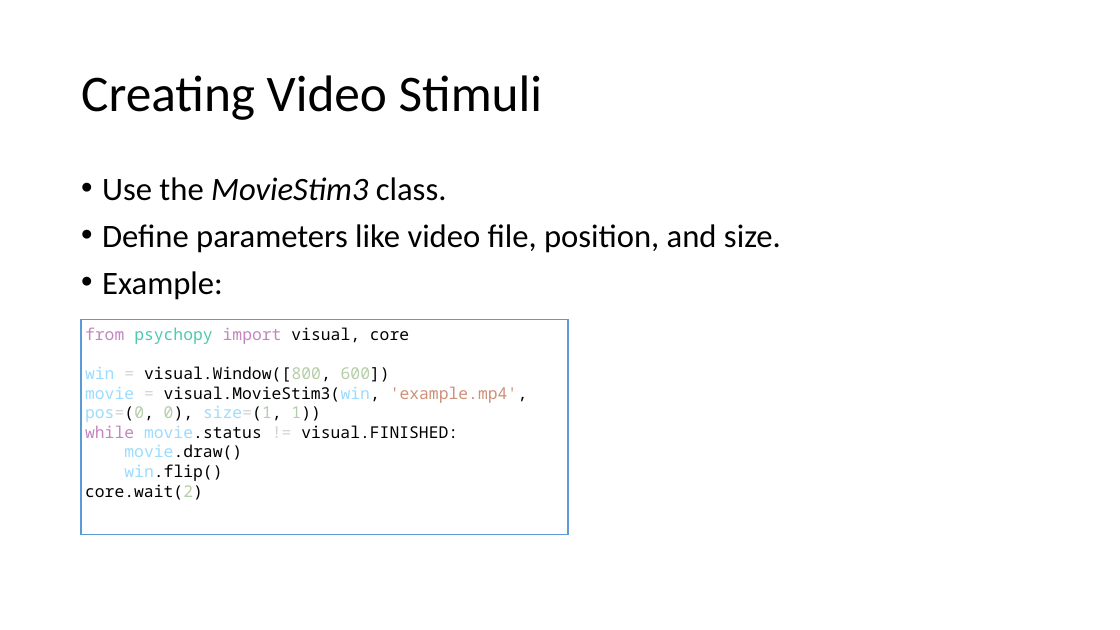
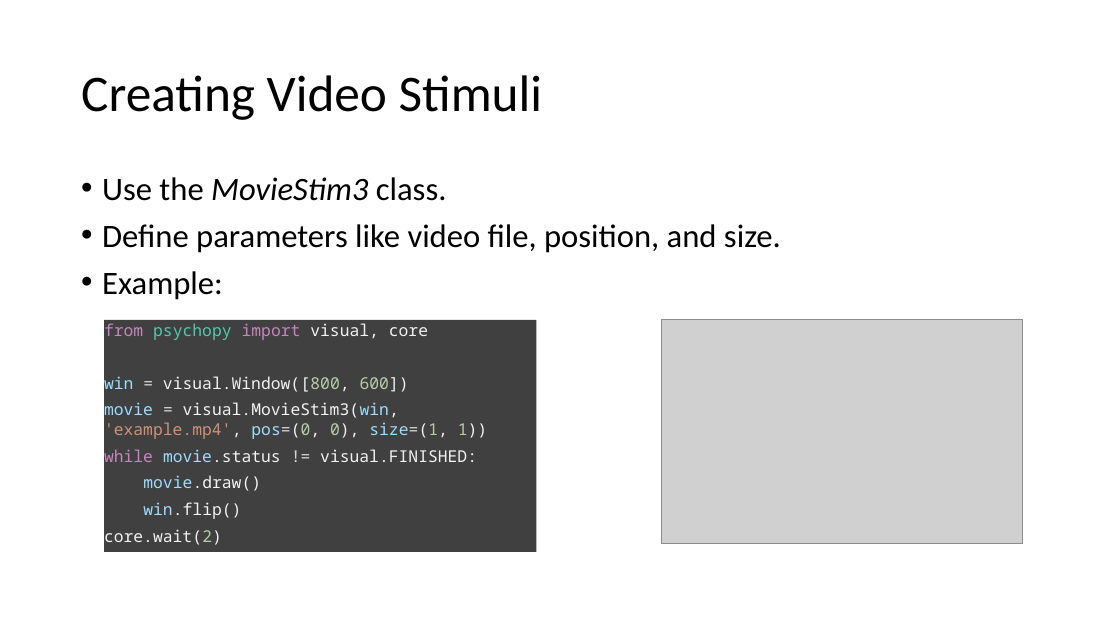
Before and after one commit to caggursoy/PsychoPy-Intro-Course, a slide deck: slide 11 of intro-psychopy/part2.pptx. Drawn at 1120x630 pixels with LibreOffice and Linux fonts; fonts in the diff are those of the drawing; grey boxes stand for pictures. Boxes give left, top, right and bottom in pixels: in the first picture for what was removed or moved away, otherwise in the second. Text is boxed around its words. In the diff, an @@ line names an element or a change of style, - is before the commit and + after.

```diff
--- a/intro-psychopy/part2.pptx
+++ b/intro-psychopy/part2.pptx
@@ rectangle "from psychopy import visual, core": place and size @@
-rectangle "from psychopy import visual, core" at (81,320,568,535)
+rectangle "from psychopy import visual, core" at (104,320,537,552)
@@ rectangle "from psychopy import visual, core" at (104,320,537,552): text colour #000000 to #F1F1F2 in "visual, core", "visual.Window([800, 600])", "visual.MovieStim3(win, 'example.mp4', pos=(0, 0), size=(1, 1 ...", "movie.status visual.FINISHED:" and 3 more places; more space between paragraphs; fill #FFFFFF to #404040; outline #5B9BD5 1 pt to none @@
@@ picture added at (662,320,1023,544) @@
```
Also in this commit, not shown: 8 other slides changed.
